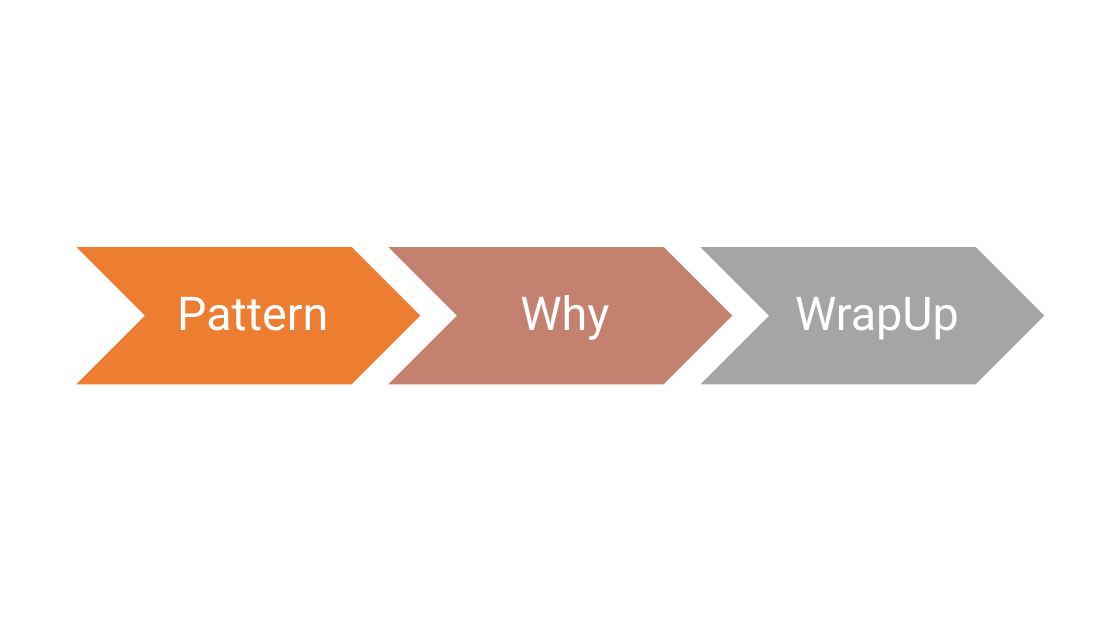
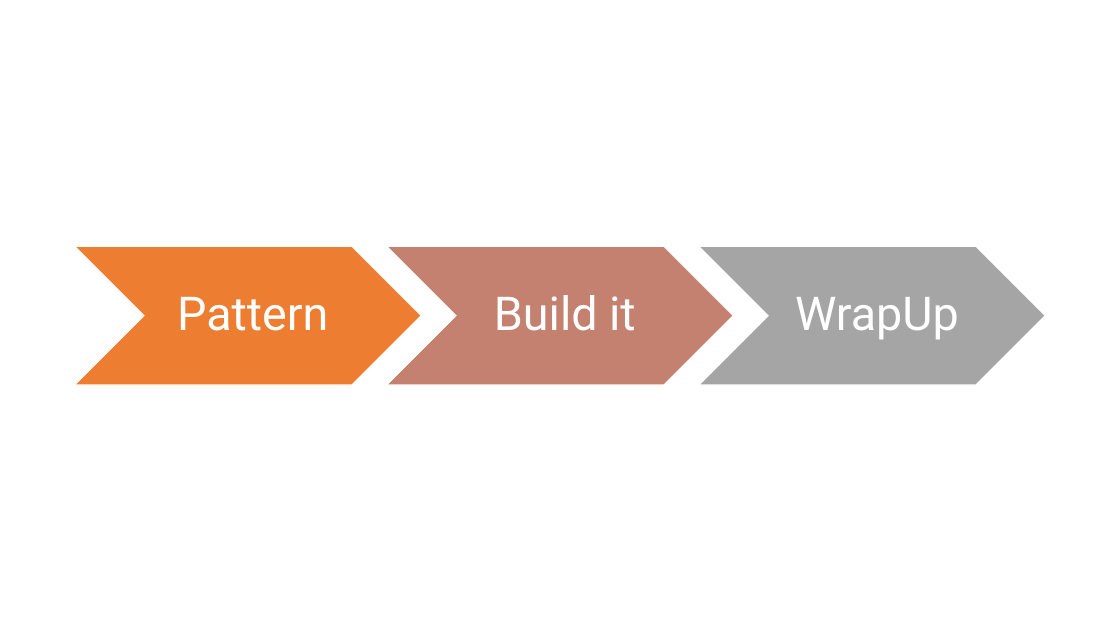
Before and after one commit to danielmarbach/async-dolls, a slide deck: slide 4 of presentation.pptx. Drawn at 1120x630 pixels with LibreOffice and Linux fonts; fonts in the diff are those of the drawing. Boxes give left, top, right and bottom in pixels: in the first picture for what was removed or moved away, otherwise in the second. Text is boxed around its words. In the diff, an @@ line names an element or a change of style, - is before the commit and + after.

```diff
--- a/presentation.pptx
+++ b/presentation.pptx
@@ text at [494, 295, 636, 331]: text changed @@
-Why
+Build it
```
Also in this commit, not shown: 2 other slides changed, 6 slides added, 5 slides removed, 1 other file.
